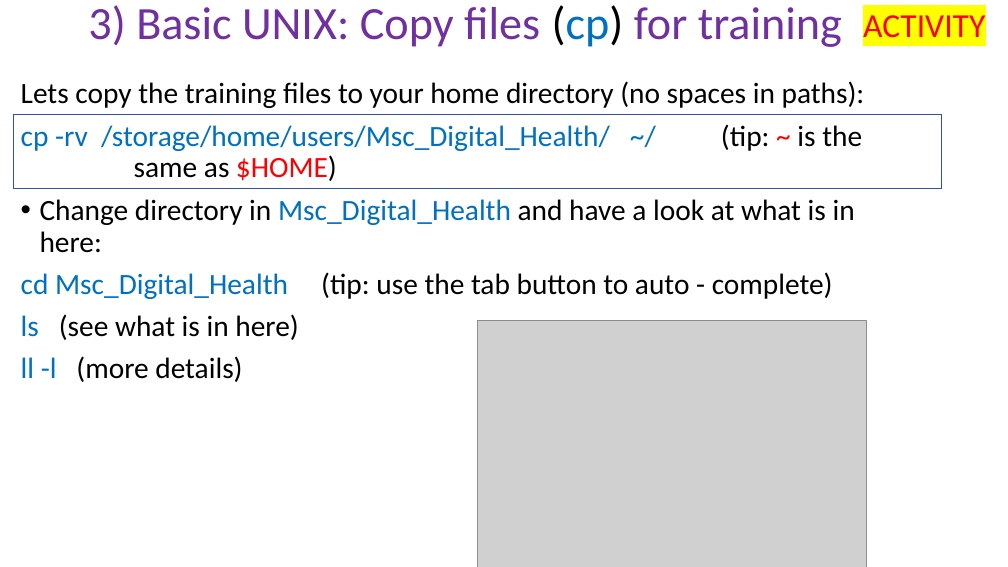
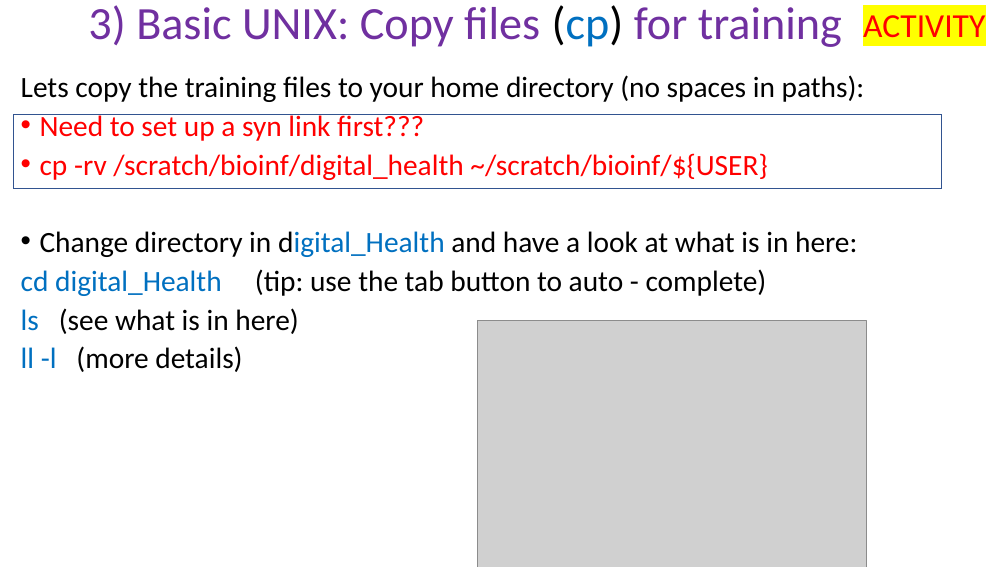
Before and after one commit to peterthorpe5/Msc_Digital_Health, a slide deck: slide 6 of powerpoint/3_basic_UNIX.pptx. Drawn at 1008x567 pixels with LibreOffice and Linux fonts; fonts in the diff are those of the drawing; grey boxes stand for pictures. Boxes give left, top, right and bottom in pixels: in the first picture for what was removed or moved away, otherwise in the second. Text is boxed around its words. In the diff, an @@ line names an element or a change of style, - is before the commit and + after.

Commit message:
updates for scratch path

```diff
--- a/powerpoint/3_basic_UNIX.pptx
+++ b/powerpoint/3_basic_UNIX.pptx
@@ text at (x1=21, y1=75, x2=865, y2=372): line spacing 0.9 to 0.8 @@
@@ text at (x1=21, y1=114, x2=857, y2=296): text changed; text colour #000000 to #FF0000 @@
-cp -rv /storage/home/users/Msc_Digital_Health/ ~/ (tip: ~ is the same as $HOME)
-• Change directory in Msc_Digital_Health and have a look at what is in here:
-cd Msc_Digital_Health (tip: use the tab button to auto - complete)
+• Need to set up a syn link first???
+• cp -rv /scratch/bioinf/digital_health ~/scratch/bioinf/${USER}
+• Change directory in digital_Health and have a look at what is in here:
+cd digital_Health (tip: use the tab button to auto - complete)
```
Also in this commit, not shown: 1 other slide changed, 4 other files.
